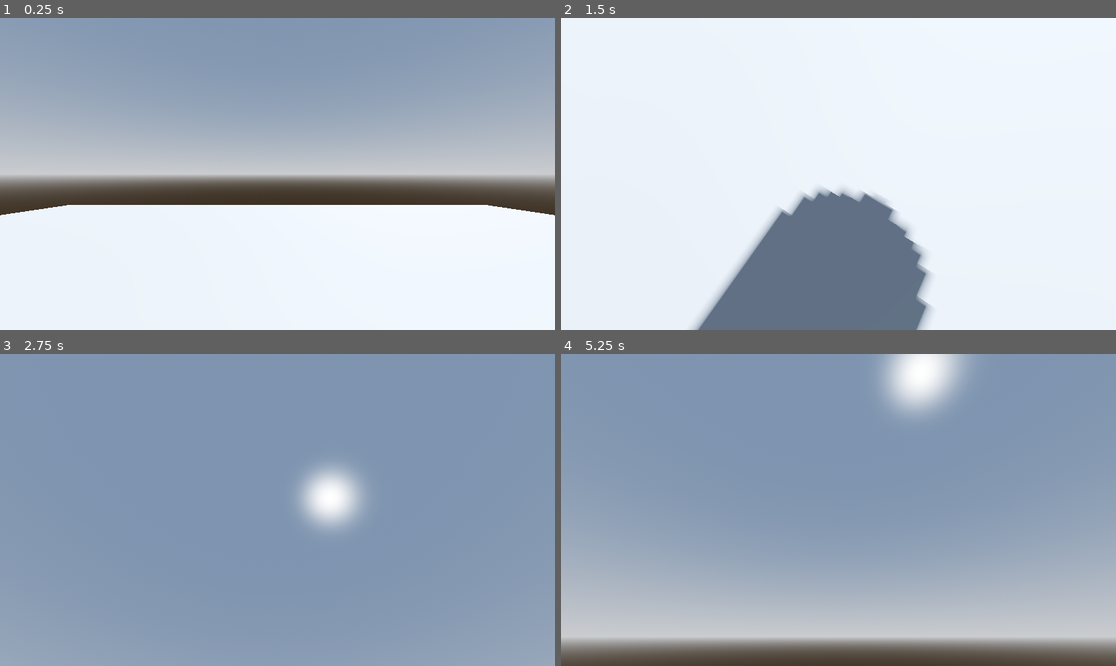
Above: before the commit, frames 1-4 (two rows, left to right).
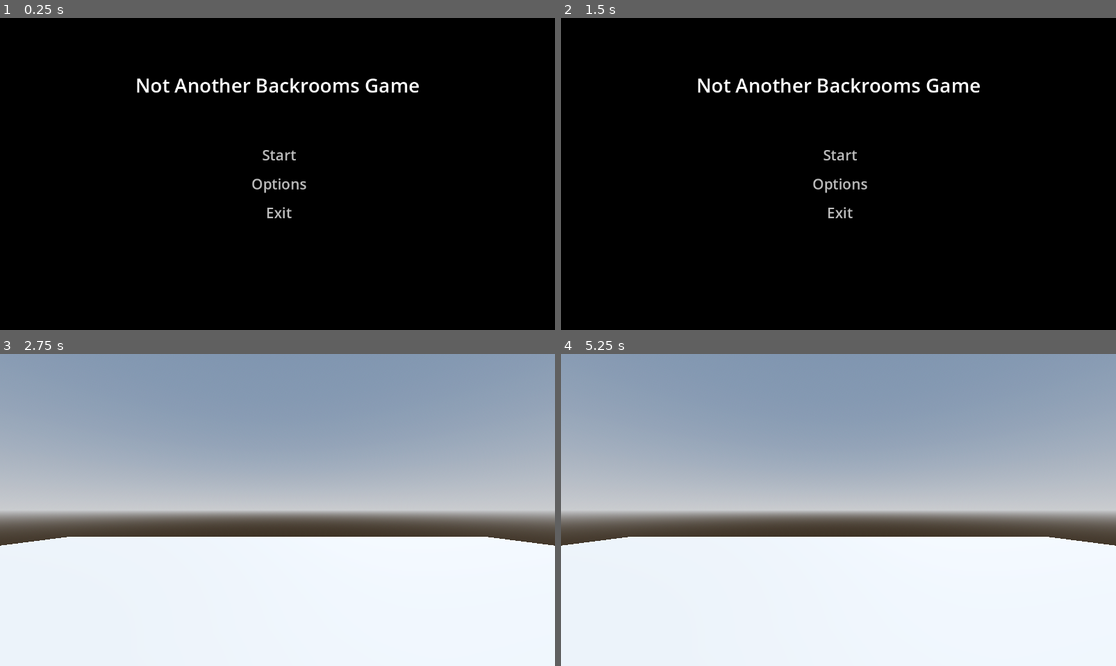
Above: after the commit, the same moments.

Repository: aaronm94/NABG_godot
Game: Godot game, scene res://MainMenu/mainmenu.tscn
Same seed, same stepped clock (60 frames per second), same inputs: the game is played once before the commit and once after it. Before the commit the project starts from res://3DLevel.tscn.
Inputs (mouse positions are in pixels of both pictures, inside the frame that each line leads up to):
- Up to frame 1 (0.25 s): no input
- Up to frame 2 (1.5 s): click (838, 183) at 0.5 s, where only the run after the commit has a clickable "Options"; click (838, 308) at 1.25 s, where only the run after the commit has a clickable "Back"
- Up to frame 3 (2.75 s): click (277, 491) at 2 s, where only the run after the commit has a clickable "Start"
- Up to frame 4 (5.25 s): tap Enter at 2.75 s; move the mouse to (866, 510) at 2.77 s; move the mouse to (810, 510) at 3.52 s; tap Space at 4.25 s; move the mouse to (849, 503) at 4.27 s; move the mouse to (832, 516) at 5.02 s

The runs differ from the first frame. In frame 1, 100% of the frame differs, in the area x 0-100%, y 0-100%; in frame 2, 99%; in frame 3, 72%; in frame 4, 74%.

Commit message:
Remove background music from options menu
Deleted the AudioStreamPlayer node and its associated background music resource from the options menu scene. Updated the main scene reference in project.godot. Added new build output files (NABG.exe, NABG.console.exe, NABG.pck).

Diff:
--- a/MainMenu/options.tscn
+++ b/MainMenu/options.tscn
@@ -1,8 +1,7 @@
-[gd_scene load_steps=5 format=3 uid="uid://bfpoioinn4gfs"]
+[gd_scene load_steps=4 format=3 uid="uid://bfpoioinn4gfs"]
 
 [ext_resource type="Script" uid="uid://rwitqx83rybw" path="res://MainMenu/options.gd" id="1_f6vn7"]
 [ext_resource type="Script" uid="uid://dnca20byadg8f" path="res://MainMenu/master_slider.gd" id="2_fsaj3"]
-[ext_resource type="AudioStream" uid="uid://0xwiu8vhk0mc" path="res://MainMenu/bgmusic.mp3" id="3_fsaj3"]
 
 [sub_resource type="StyleBoxFlat" id="StyleBoxFlat_se8ut"]
 bg_color = Color(0, 0, 0, 1)
@@ -119,8 +118,4 @@
 theme_override_styles/hover = SubResource("StyleBoxFlat_se8ut")
 text = "Back"
 
-[node name="AudioStreamPlayer" type="AudioStreamPlayer" parent="."]
-stream = ExtResource("3_fsaj3")
-autoplay = true
-
 [connection signal="pressed" from="Back Button" to="." method="back_button_pressed"]
--- a/project.godot
+++ b/project.godot
@@ -11,7 +11,7 @@
 [application]
 
 config/name="NABG"
-run/main_scene="uid://dxwiild0uuvug"
+run/main_scene="uid://xausg38qpt1e"
 config/features=PackedStringArray("4.5", "Forward Plus")
 config/icon="res://icon.svg"
 
Not shown, added: NABG.console.exe
Not shown, added: NABG.exe
Not shown, added: NABG.pck
